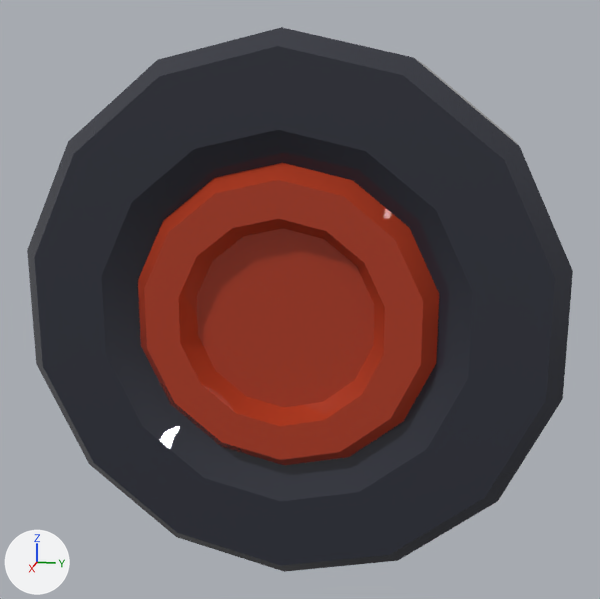
The FBX model Assets/5_Models/Vehicles/Wheels/SingleWheel.fbx, before and after one commit.
Both versions are drawn from a camera (50 mm lens) standing at (0.83, 0.164, 0.207) and looking at (0.0, -0.002, -0.001). The lights are fixed; the arrows at lower left show +X, +Y and +Z. Where no turn or scale is listed for an object, it has been applied to the vertices.

In view in the first picture: 'WheelSimpleFrontLeft.001'.
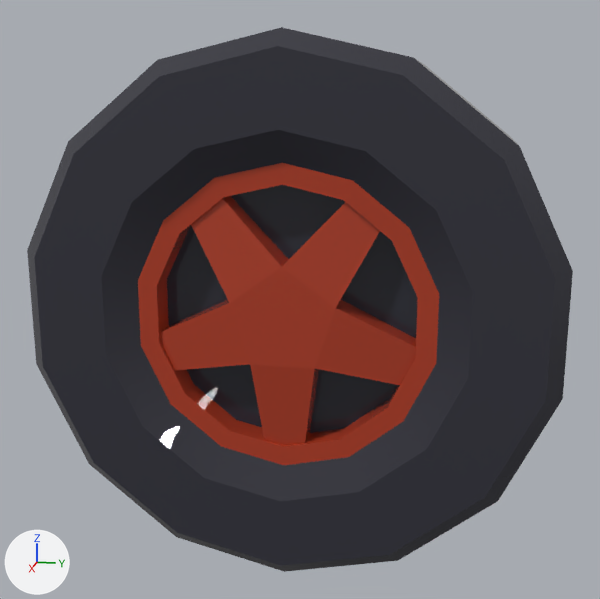
Patch to the scene script:
```diff
--- a/Assets/5_Models/Vehicles/Wheels/SingleWheel.fbx.py
+++ b/Assets/5_Models/Vehicles/Wheels/SingleWheel.fbx.py
@@ me_cylinder_001 @@
 # used by ob_wheelsimplefrontleft_001; location = (0.0, 0.0, 0.0)
-me_cylinder_001.from_pydata(...)  # 154 vertices, 142 faces; spans x -0.106..0.106, y -0.257..0.257, z -0.264..0.264
+me_cylinder_001.from_pydata(...)  # 170 vertices, 149 faces; spans x -0.106..0.106, y -0.257..0.257, z -0.264..0.264
+# me_cylinder_001 part 1: a new loose piece of 30 vertices spanning x 0.041..0.095, y -0.128..0.128, z -0.128..0.116, in mat_cars (picture img_carsred_png)
+# me_cylinder_001 part 2
+# 28 vertices are removed from x 0.087..0.106, y -0.097..0.097, z -0.099..0.099
+# 29 faces are deleted
+# 14 vertices move from x 0.106, y -0.131..0.131, z -0.134..0.134 to x 0.089, y -0.125..0.125, z -0.128..0.128
+# 14 new vertices lie (-0.028, 0.0, 0.0) away from vertices in x 0.106, y -0.131..0.131, z -0.134..0.134
+# 15 new faces join them
 me_cylinder_001.materials.append(mat_cars)
```

Pixel boxes [x1, y1, x2, y2] of what changed, in the pictures (600 x 599 px):
part 1 of me_cylinder_001, added (red)
    after: [160, 196, 416, 445]
part 2 of me_cylinder_001, cut back
    both: [138, 163, 439, 465]
